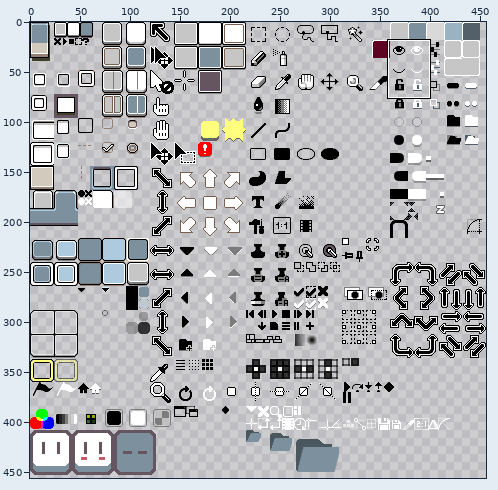
Edited in one commit: sprite sheet (150% Theme/default-150/sheet.png). Above: a wide view before the commit, with the close-up outlined.
Close-up. Before the edit:
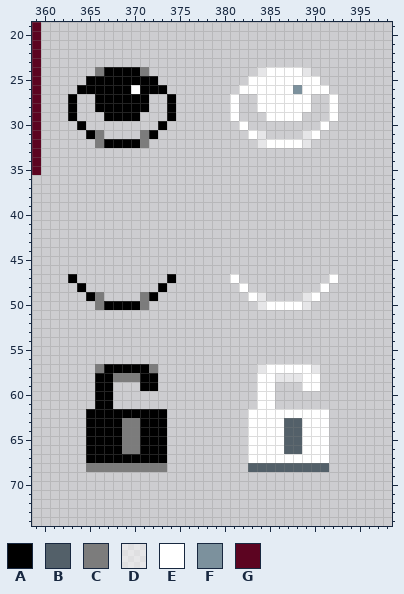
The file is 456x456 pixels. Pixels under 10% opacity are left out. Colours within 5 levels of each other are drawn and written as one. Shown: x 359..398, y 19..74.
Palette (. is transparent): A #000000  B #536069  C #7c7c7c  D #ffffff80  E #ffffff  F #7c919d  G #5c0421
Pixels before, first column x 359:
19 G.................................
20 G.................................
21 G.................................
22 G.................................
23 G.................................
24 G......CAAAAC............DEEEED...
25 G.....AAAAAAAA..........EEEEEEEE..
26 G....AAAAAAEAAA........EEEEEEFEEE.
27 G...A..AAAAAA..A......E..EEEEEE..E
28 G...A..AAAAAA..A......E..EEEEEE..E
29 G...A...AAAA...A......E...EEEE...E
30 G....A........A........E........E.
31 G.....AC....CA..........ED....DE..
32 G......CAAAAC............DEEEED...
33 G.................................
34 G.................................
35 G.................................
36 ..................................
37 ..................................
38 ..................................
39 ..................................
40 ..................................
41 ..................................
42 ..................................
43 ..................................
44 ..................................
45 ..................................
46 ..................................
47 ....A..........A......E..........E
48 .....A........A........E........E.
49 ......AC....CA..........ED....DE..
50 .......CAAAAC............DEEEED...
51 ..................................
52 ..................................
53 ..................................
54 ..................................
55 ..................................
56 ..................................
57 .......CAAAAAC...........DEEEEED..
58 .......AACCCAA...........EEDDDEE..
59 .......AA...AA...........EE...EE..
60 .......AA................EE.......
61 .......AA................EE.......
62 ......AAAAAAAAA.........EEEEEEEEE.
63 ......AAAACCAAA.........EEEEBBEEE.
64 ......AAAACCAAA.........EEEEBBEEE.
65 ......AAAACCAAA.........EEEEBBEEE.
66 ......AAAACCAAA.........EEEEBBEEE.
67 ......AAAAAAAAA.........EEEEEEEEE.
68 ......CCCCCCCCC.........BBBBBBBBB.
The same view after the edit:
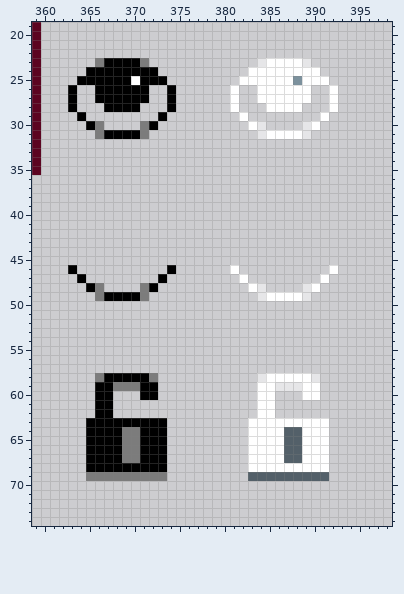
Commit message: Center the eye and lock icons
Diff:
Changed rows in their new state; - is an unchanged pixel.
first column x 363:
23 ---CAAAAC------------DEEEED---
24 --AA----AA----------EE----EE--
25 -A-----E--A--------E-----F--E-
26 A..----A-..A------E..----E-..E
28 ---.----.------------.----.---
29 .A--....--A.------.E--....--E.
30 -.AC----CA.--------.ED----DE.-
31 --.-AAAA-.----------.-EEEE-.--
32 ---......------------......---
first column x 363:
46 A----------A------E----------E
47 .A--------A.------.E--------E.
48 -.AC----CA.--------.ED----DE.-
49 --.-AAAA-.----------.-EEEE-.--
50 ---......------------......---
first column x 365:
57 -.......-----------.......-
58 -C-AAA-C-----------D-EEE-D-
59 ---CCC---------------DDD---
60 ------AA----------------EE-
62 .--......---------.--......
63 ----AA----------------EE---
first column x 365:
67 ----CC----------------BB---
68 AAAAAAAAA---------EEEEEEEEE
69 CCCCCCCCC---------BBBBBBBBB
Boxes around the changes in both close-ups, in picture pixels (x1, y1, x2, y2):
changed: (68, 58, 176, 148)
changed: (230, 58, 338, 148)
changed: (68, 265, 176, 310)
changed: (230, 265, 338, 310)
changed: (86, 364, 167, 427)
changed: (248, 364, 329, 427)
changed: (86, 454, 167, 481)
changed: (248, 454, 329, 481)
